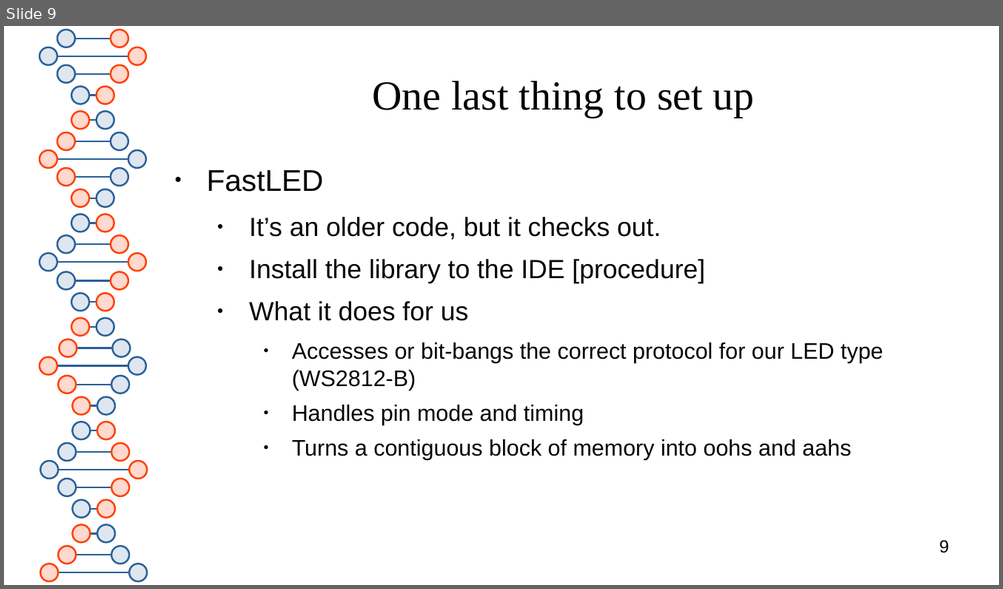
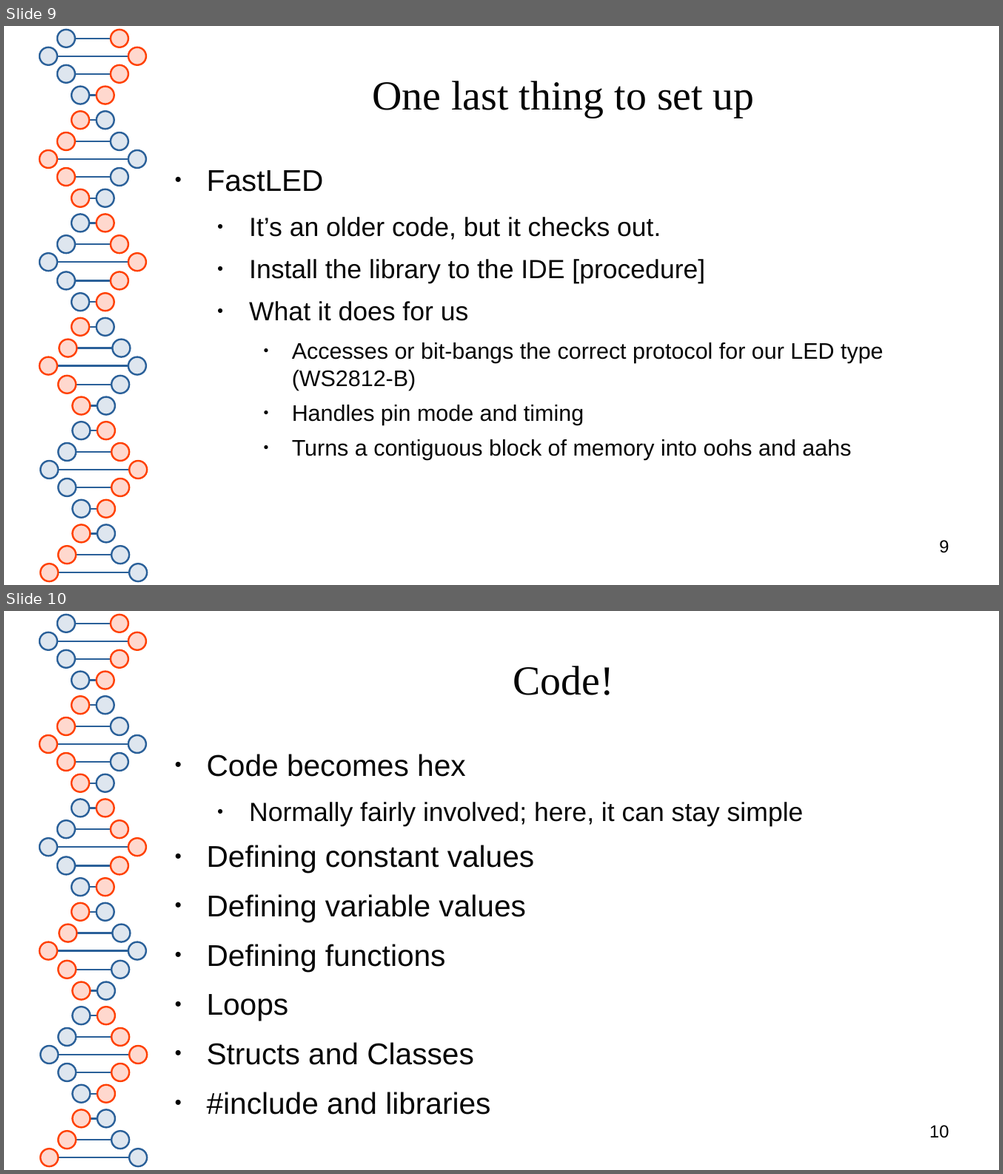
Before and after one commit to spacemeat/led_arts, a slide deck: elsky2025/preso.odp. Shown one above the other, each under a label of ours: slide 9 before the commit, slides 9 and 10 after it. The pictures are 1003x589 and 1003x1174 pixels, drawn with LibreOffice and Linux fonts; fonts in the diff are those of the drawing. Boxes give left, top, right and bottom in pixels: in the first picture for what was removed or moved away, otherwise in the second. Text is boxed around its words. In the diff, an @@ line names an element or a change of style, - is before the commit and + after.

```diff
--- a/elsky2025/preso.odp
+++ b/elsky2025/preso.odp
@@ slide 10 added at [4, 611, 999, 1170], background #FFFFFF; not listed: 81 template elements that a slide beside it also shows @@
@@ title added at [513, 666, 614, 695], 33 pt, text #050505 @@
+Code!
@@ text added at [207, 754, 803, 1115], 24 pt, text #050505 @@
+● Code becomes hex
+  ● Normally fairly involved; here, it can stay simple
+● Defining constant values
+● Defining variable values
+● Defining functions
+● Loops
+● Structs and Classes
+● #include and libraries
@@ page number added at [929, 1125, 948, 1139], 14 pt, text #000000 @@
+10
```
Also in this commit, not shown: 3 slides changed, 1 slide removed.
